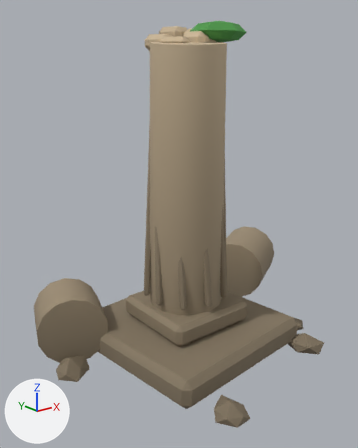
Two versions of the glTF model assets/models/props/ruin_pillar.glb, one commit apart.
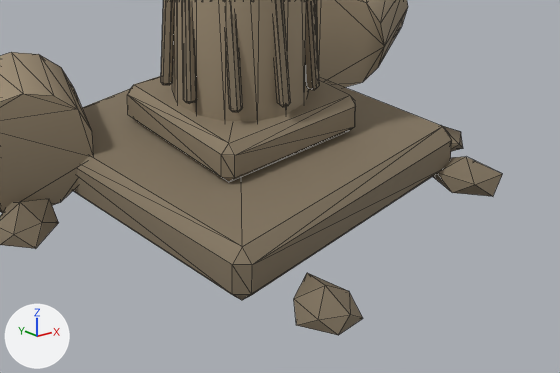
The first picture shows the older version from a 50 mm camera at (-1.92, -2.33, 1.78) aimed at (0.0, 0.07, 0.82). The close-ups show the older and then the newer version on the part from 16% to 99% of the width and 56% to 100% of the height of that picture. Only the edits that show in the close-ups are written down. The lights are fixed; the arrows at lower left show +X, +Y and +Z. The close-ups show mesh edges as thin lines. Vertices at exactly the same position are counted once.

Names of what the first close-up shows: 't0_stone_warm'.
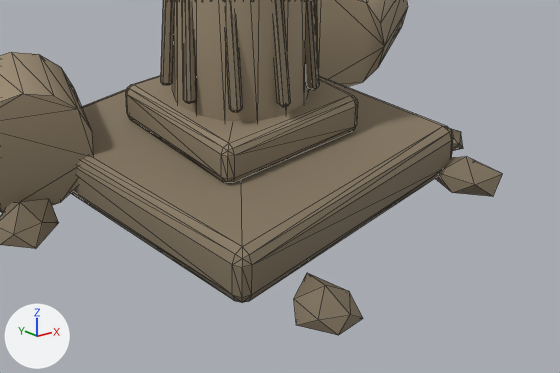
Changed parts and their boxes (x1, y1, x2, y2) in the close-ups (560 x 373 px):
```json
{"part": 1, "of": "me_t0_stone_warm", "change": "added", "after": [71, 75, 453, 303], "on screen": "brown"}
{"part": 2, "of": "me_t0_stone_warm", "change": "edited", "before": [82, 0, 492, 247], "after": [82, 0, 492, 247], "on screen": "looks the same"}
```

Edits to the scene script, one JSON object a line:
```json
{"block": "me_t0_stone_warm", "where": "# used by ob_t0_stone_warm; location = (0.0, 0.0, 0.0)"}
{"op": "remove", "block": "me_t0_stone_warm", "code": "me_t0_stone_warm.from_pydata(...)  # 564 vertices, 1024 faces; spans x -0.92..1.3, y -0.83..0.82, z -0.03..2.01"}
{"op": "add", "block": "me_t0_stone_warm", "code": "me_t0_stone_warm.from_pydata(...)  # 788 vertices, 1472 faces; spans x -0.92..1.3, y -0.83..0.82, z -0.03..2.01"}
{"block": "me_t0_stone_warm", "change": "me_t0_stone_warm part 1: 64 vertices added at x -0.59..0.59, y -0.59..0.59, z 0.01..0.31"}
{"block": "me_t0_stone_warm", "change": "me_t0_stone_warm part 2: 481 kept faces spanning x -0.92..1.29, y -0.83..0.82, z -0.03..2.01 get new vertex colours"}
{"block": "me_t0_stone_warm", "change": "other edits to the shape of me_t0_stone_warm do not show in these pictures"}
```
